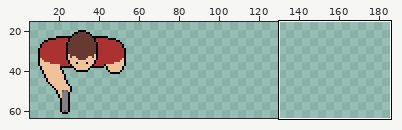
Sprite sheet -- project/assets/visual/player/player_pistol.png. Above: a wide view before the commit, with the close-up outlined.
Close-up. First the earlier version:
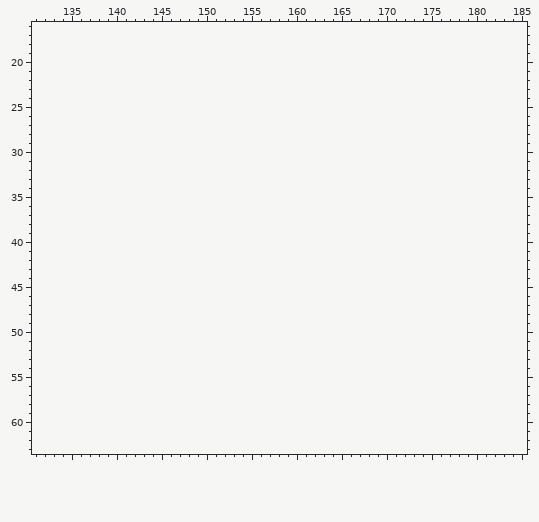
The file is 64x64 pixels. Shown: x 131..185, y 16..63. The old version is drawn lined up with the new one, on the new canvas. The wide view leaves out empty margins. The commit also changed other parts of the picture, which this record leaves out.
Palette (. is transparent): 
Pixels before (only the part around the change), first column x 131:
16 ......................................................
17 ......................................................
18 ......................................................
19 ......................................................
20 ......................................................
21 ......................................................
22 ......................................................
23 ......................................................
24 ......................................................
25 ......................................................
26 ......................................................
27 ......................................................
28 ......................................................
29 ......................................................
30 ......................................................
31 ......................................................
32 ......................................................
33 ......................................................
34 ......................................................
35 ......................................................
36 ......................................................
37 ......................................................
38 ......................................................
39 ......................................................
40 ......................................................
41 ......................................................
42 ......................................................
43 ......................................................
44 ......................................................
45 ......................................................
46 ......................................................
47 ......................................................
48 ......................................................
49 ......................................................
50 ......................................................
51 ......................................................
52 ......................................................
53 ......................................................
54 ......................................................
55 ......................................................
56 ......................................................
57 ......................................................
58 ......................................................
59 ......................................................
60 ......................................................
61 ......................................................
62 ......................................................
63 ......................................................
And afterwards:
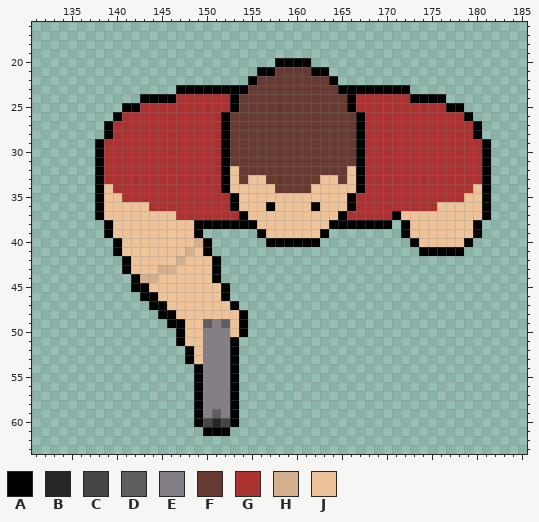
Colours new in this view: A #000000  B #272727  C #454545  D #5f5d5f  E #847e87  F #663931  G #ac3232  H #d4b08d  J #eec39a
What changed:
canvas 64x64 -> 192x64
Changed rows in their new state; - is an unchanged pixel.
first column x 138:
20 --------------------AAAA--------------------
21 ------------------AAFFFFAA------------------
22 -----------------AFFFFFFFFA-----------------
23 ---------AAAAAAAAFFFFFFFFFFAAAAAAAA---------
24 -----AAAAGGGGGGAFFFFFFFFFFFFAGGGGGGAAAA-----
25 ---AAGGGGGGGGGGAFFFFFFFFFFFFAGGGGGGGGGGAA---
26 --AGGGGGGGGGGGAFFFFFFFFFFFFFFAGGGGGGGGGGGA--
27 -AGGGGGGGGGGGGAFFFFFFFFFFFFFFAGGGGGGGGGGGGA-
28 -AGGGGGGGGGGGGAFFFFFFFFFFFFFFAGGGGGGGGGGGGA-
29 AGGGGGGGGGGGGGAFFFFFFFFFFFFFFAGGGGGGGGGGGGGA
30 AGGGGGGGGGGGGGAFFFFFFFFFFFFFFAGGGGGGGGGGGGGA
31 AGGGGGGGGGGGGGAFFFFFFFFFFFFFFAGGGGGGGGGGGGGA
32 AGGGGGGGGGGGGGAJFFFFFFFFFFFFJAGGGGGGGGGGGGGA
33 AGGGGGGGGGGGGGAJFJJFFFFFFJJFJAGGGGGGGGGGGGGA
34 AJGGGGGGGGGGGGAJJJJJFFFFJJJJJAGGGGGGGGGGGGJA
35 AJJGGGGGGGGGGGGAJJJJJJJJJJJJAGGGGGGGGGGGGJJA
36 AJJJJJGGGGGGGGGAJJJAJJJJAJJJAGGGGGGGGGJJJJJA
37 AJJJJJJJJGGGGGGGAJJJJJJJJJJAGGGGGAJJJJJJJJJA
38 -AJJJJJJJJJAAAAAAAJJJJJJJJAAAAAAA-AJJJJJJJA-
39 -AJJJJJJJJJA------AJJJJJJA--------AJJJJJJJA-
40 --AJJJJJJJJHA------AAAAAA----------AJJJJJA--
41 --AJJJJJJJHJA-----------------------AAAAA---
42 ---AJJJJJHJJJA------------------------------
43 ---AJJJHHJJJJA------------------------------
44 ----AHHJJJJJJA------------------------------
45 ----AAJJJJJJJJA-----------------------------
46 -----AAJJJJJJJA-----------------------------
47 ------AAJJJJJJJA----------------------------
48 -------AAJJJJJJJA---------------------------
49 --------AAJJDEDJA---------------------------
50 ---------AJJEEEJA---------------------------
51 ---------AJJEEEA----------------------------
52 ----------AJEEEA----------------------------
53 ----------AJEEEA----------------------------
54 -----------AEEEA----------------------------
55 -----------AEEEA----------------------------
56 -----------AEEEA----------------------------
57 -----------AEEEA----------------------------
58 -----------AEEEA----------------------------
59 -----------AEDEA----------------------------
60 -----------ACBCA----------------------------
61 ------------AAA-----------------------------
Pixel boxes of the changes (left, top, right, bottom) in both close-ups:
added: (95, 58, 491, 436)
